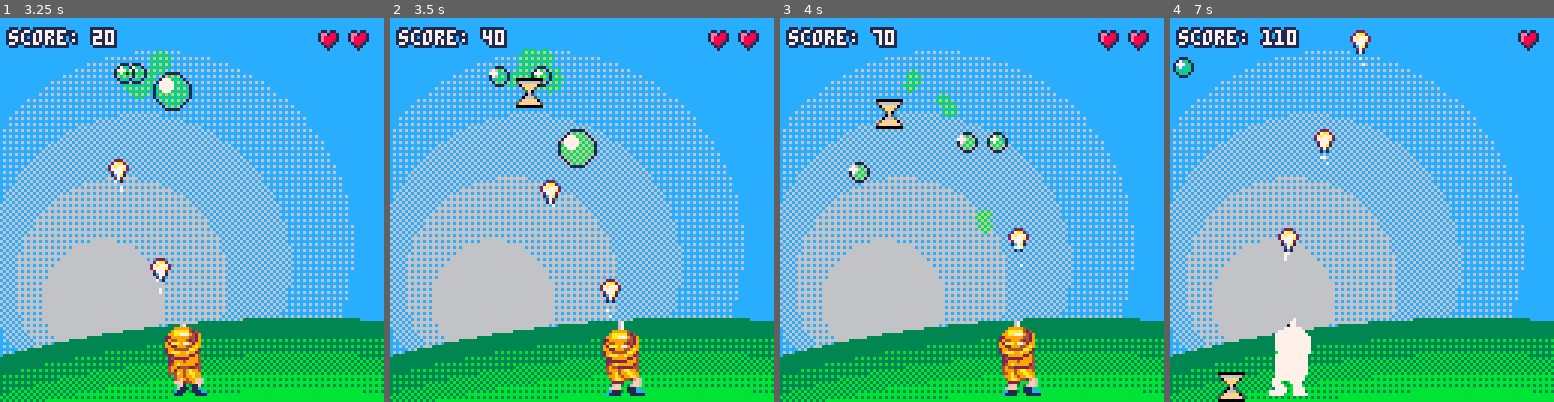
Above: before the commit, frames 1-4 (left to right).
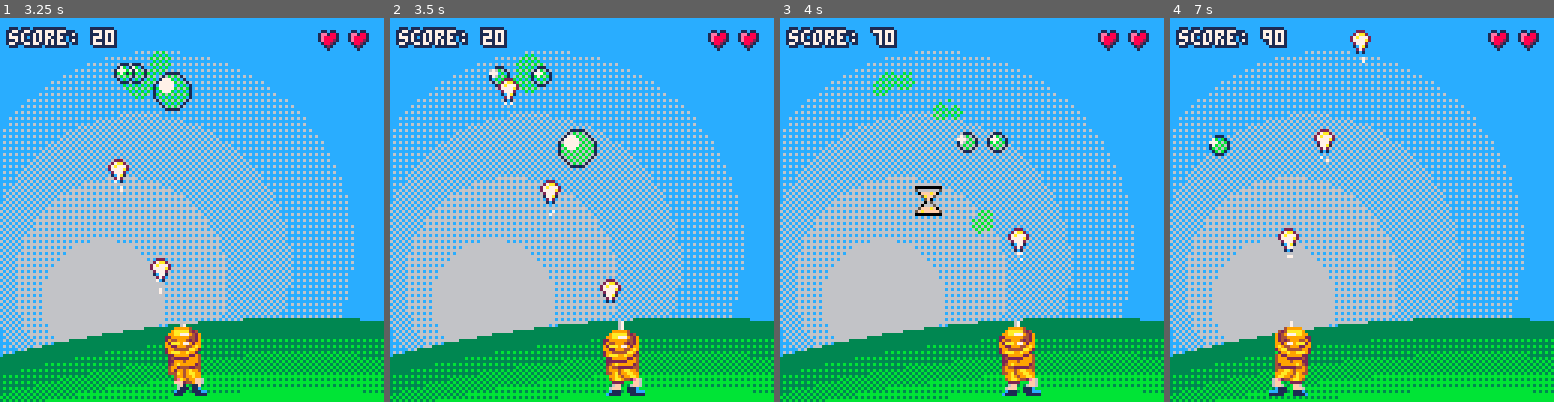
Above: after the commit, the same moments.

Repository: escargames/Anthrax
Game: PICO-8 cartridge Anthrax.p8
The game is run twice, just before and just after one commit, with the same random seed, the same clock (stepped at 60 frames per second) and the same inputs.
Inputs:
- Up to frame 1 (3.25 s): tap O (Z key) at 0.33, 0.7, 1.43, 2.22, 3.1 s; tap X (X key) at 1.07, 2.07, 2.4, 2.73, 3.07 s; hold Left 1.97-2.37 s; hold Down 2.42-2.82 s; hold Right from 2.87 s (still down)
- Up to frame 2 (3.5 s): keep holding Right; tap X (X key) at 3.4 s
- Up to frame 3 (4 s): release Right at 3.53 s; tap X (X key) at 3.73 s; tap O (Z key) at 3.98 s
- Up to frame 4 (7 s): tap X (X key) every 0.33 s from 4.07 to 6.73 s; hold Right 4.13-4.53 s; hold Down 4.58-5.08 s; tap O (Z key) at 4.87, 5.75, 6.63 s; hold Left 5.13-5.8 s; hold Left 6.23-6.63 s; hold Down from 6.68 s (still down)

Frame 1 is identical in both runs. In frame 2, 1.0% of the frame differs, in the area x 23-58%, y 3-79%; in frame 3, 1.3%; in frame 4, 2.9%, in the area x 0-89%, y 2-100%.

Commit message:
music + minor bug correction

Diff:
--- a/Anthrax.p8
+++ b/Anthrax.p8
@@ -318,7 +318,7 @@
             local b=ball_list[i]
             local dx, dy, dr = s.x - b.x, s.y - b.y, b.r + 2
             -- use /256 to avoid overflows
-            if dx/256*dx + dy/256*dy < dr/256*dr then
+            if dx/256*dx + dy/256*dy < dr/256*dr and not b.dead then
                 -- sometimes bonus
                     if rnd() < 0.1 then
                         add(bonus, { type = ccrnd({0, 1, 2}), x = b.x, y = b.y, vx=ccrnd({-b.vx, b.vx}), vy=b.vy})
@@ -417,7 +417,7 @@
     draw_world()
 
     foreach(ball_list, function(b)
-        if not b.dead or b.dead == 1 then
+        if not b.dead then
             fillp(0xa5a5.8)
             circfill(b.x, b.y, b.r, b.c)
             fillp()
Not shown, changed: the music (__music__) section of Anthrax.p8
Not shown, changed: the sound effects (__sfx__) section of Anthrax.p8
